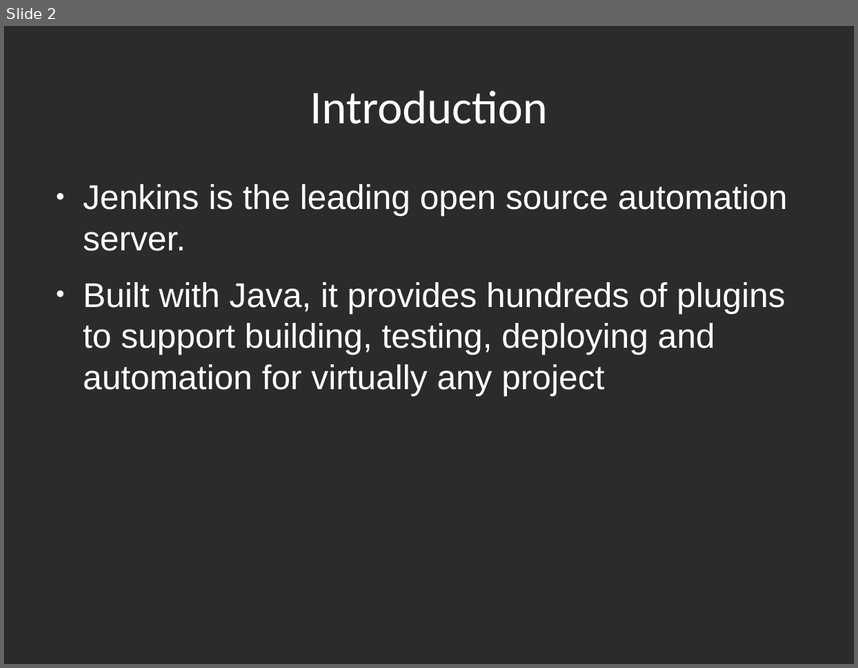
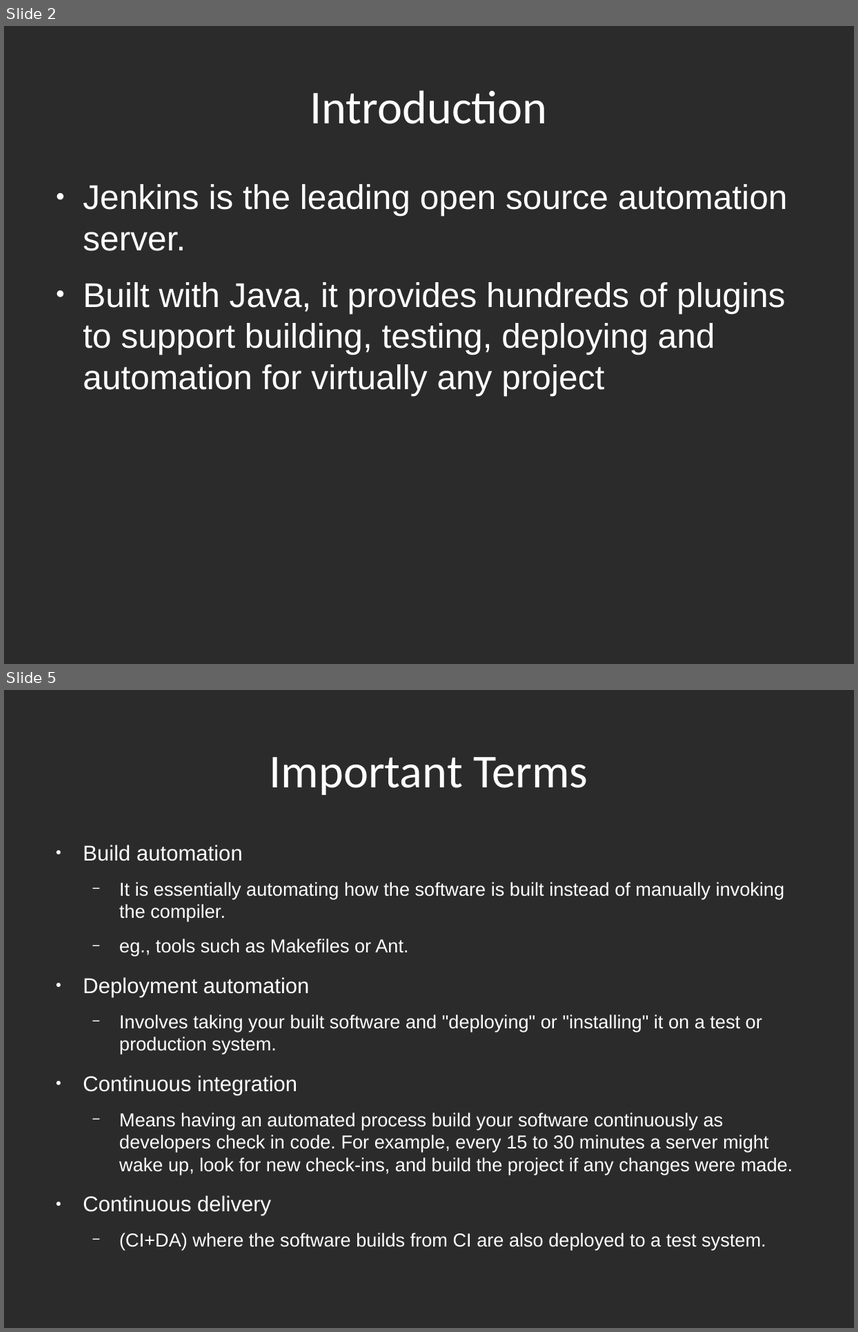
Before and after one commit to shikha-desai/Internship_PreWork, a slide deck: Tools/Jenkins/Jenkins_Notes.odp. Shown one above the other, each under a label of ours: slide 2 before the commit, slides 2 and 5 after it; the slides between them are not shown. The pictures are 858x668 and 858x1332 pixels, drawn with LibreOffice and Linux fonts; fonts in the diff are those of the drawing; background and template pictures are left out; a plain dark background stands for a picture behind light text. Boxes give left, top, right and bottom in pixels: in the first picture for what was removed or moved away, otherwise in the second. Text is boxed around its words. In the diff, an @@ line names an element or a change of style, - is before the commit and + after.

```diff
--- a/Tools/Jenkins/Jenkins_Notes.odp
+++ b/Tools/Jenkins/Jenkins_Notes.odp
@@ slide 5 added at [4, 690, 854, 1328], background picture (left out) @@
@@ title added at [270, 757, 588, 795], 44 pt, text #FFFFFF @@
+Important Terms
@@ text added at [83, 845, 793, 1250], 17.5 pt, text #FFFFFF @@
+● Build automation
+  − It is essentially automating how the software is built instead of manually invoking the compiler.
+  − eg., tools such as Makefiles or Ant.
+● Deployment automation
+  − Involves taking your built software and "deploying" or "installing" it on a test or production system.
+● Continuous integration
+  − Means having an automated process build your software continuously as developers check in code. For example, every 15 to 30 minutes a server might wake up, look for new check-ins, and build the project if any changes were made.
+● Continuous delivery
+  − (CI+DA) where the software builds from CI are also deployed to a test system.
```
Also in this commit, not shown: 1 slide changed, 3 other slides added, 3 other files.
